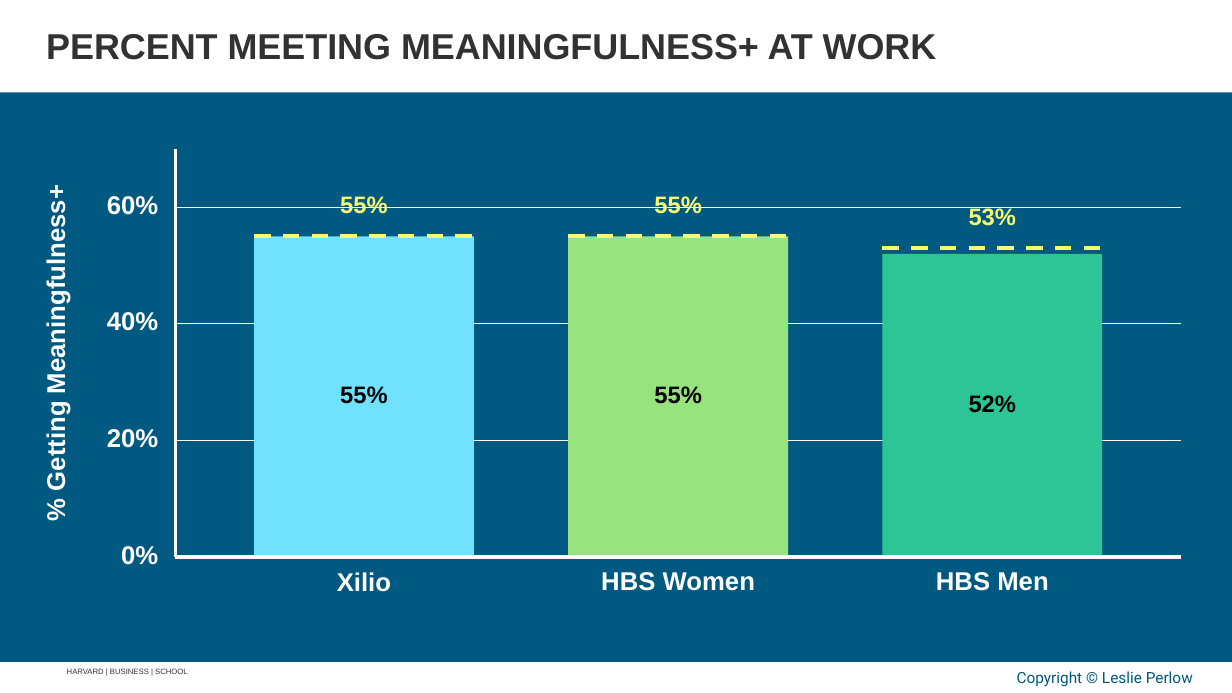
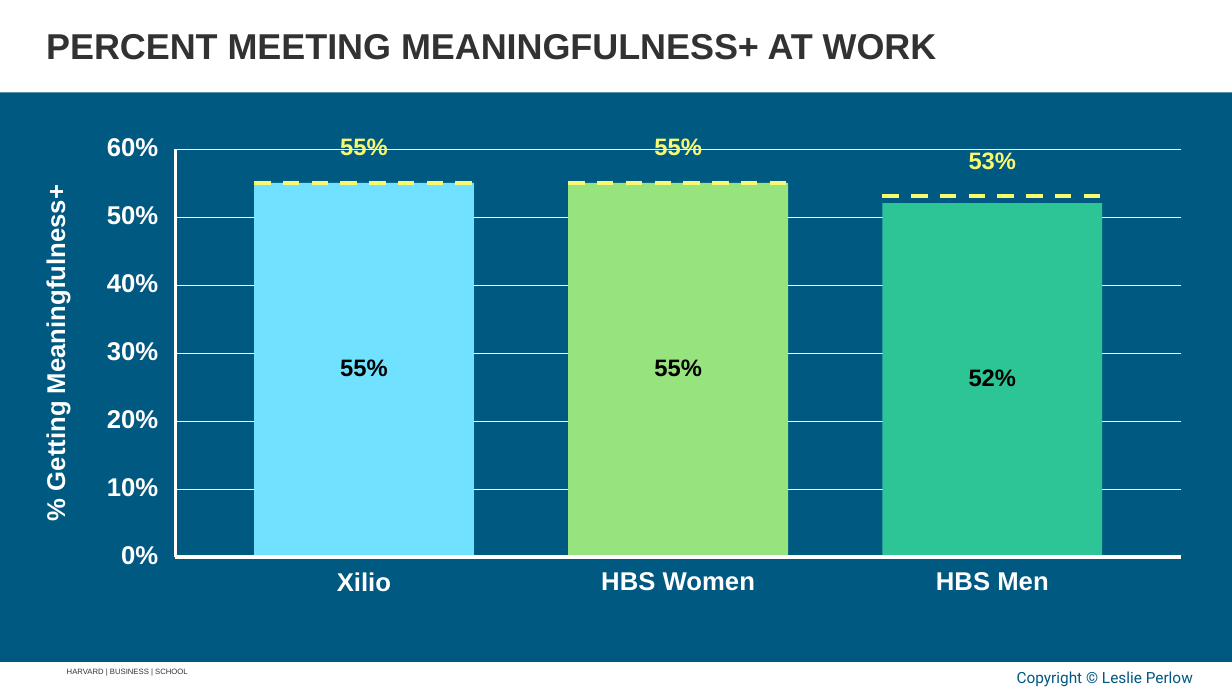
Before and after one commit to APPLITICS/lifematrix-deck-automation, a slide deck: slide 19 of outputs/generated_slides.pptx. Drawn at 1232x693 pixels with LibreOffice and Linux fonts; fonts in the diff are those of the drawing; background and template pictures are left out. Boxes give left, top, right and bottom in pixels: in the first picture for what was removed or moved away, otherwise in the second. Text is boxed around its words. In the diff, an @@ line names an element or a change of style, - is before the commit and + after.

```diff
--- a/outputs/generated_slides.pptx
+++ b/outputs/generated_slides.pptx
@@ 3 texts: place and size @@
-3 texts at [107,196,702,215]
+3 texts at [107,138,702,157]
@@ group added at [107,149,1181,497]: 3 freeform shapes, 3 texts @@
+10%
+30%
+50%
@@ rectangle: place and size @@
-rectangle at [254,237,474,557]
+rectangle at [254,183,474,557]
@@ 2 freeform shapes, 1 text: place and size @@
-2 freeform shapes, 1 text at [254,207,1017,237]
+2 freeform shapes, 1 text at [254,152,1017,183]
@@ rectangle: place and size @@
-rectangle at [568,237,788,557]
+rectangle at [568,183,788,557]
@@ rectangle: place and size @@
-rectangle at [883,254,1103,557]
+rectangle at [883,203,1103,557]
@@ freeform shape: place and size @@
-freeform shape at [883,248,1103,248]
+freeform shape at [883,197,1103,197]
@@ freeform shape: place and size @@
-freeform shape at [176,207,1181,207]
+freeform shape at [176,217,1181,217]
@@ text "40%": place and size @@
-text "40%" at [107,312,158,331]
+text "40%" at [107,274,158,293]
@@ freeform shape: place and size @@
-freeform shape at [176,323,1181,323]
+freeform shape at [176,353,1181,353]
@@ 3 texts: place and size @@
-3 texts at [340,386,1017,413]
+3 texts at [340,359,1017,387]
@@ text "20%": place and size @@
-text "20%" at [107,429,158,448]
+text "20%" at [107,410,158,429]
@@ freeform shape: place and size @@
-freeform shape at [176,441,1181,441]
+freeform shape at [176,421,1181,421]
```
Also in this commit, not shown: 30 other slides changed, 2 slides added, 3 other files.
